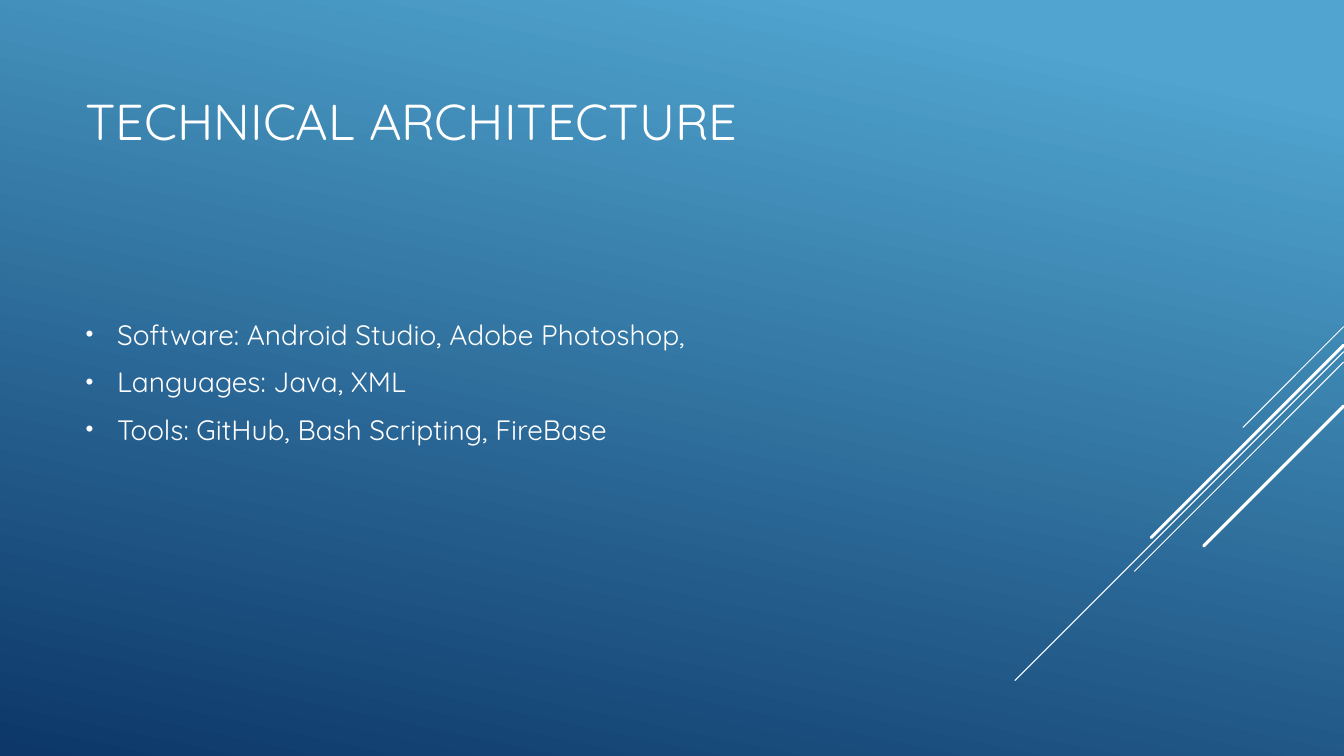
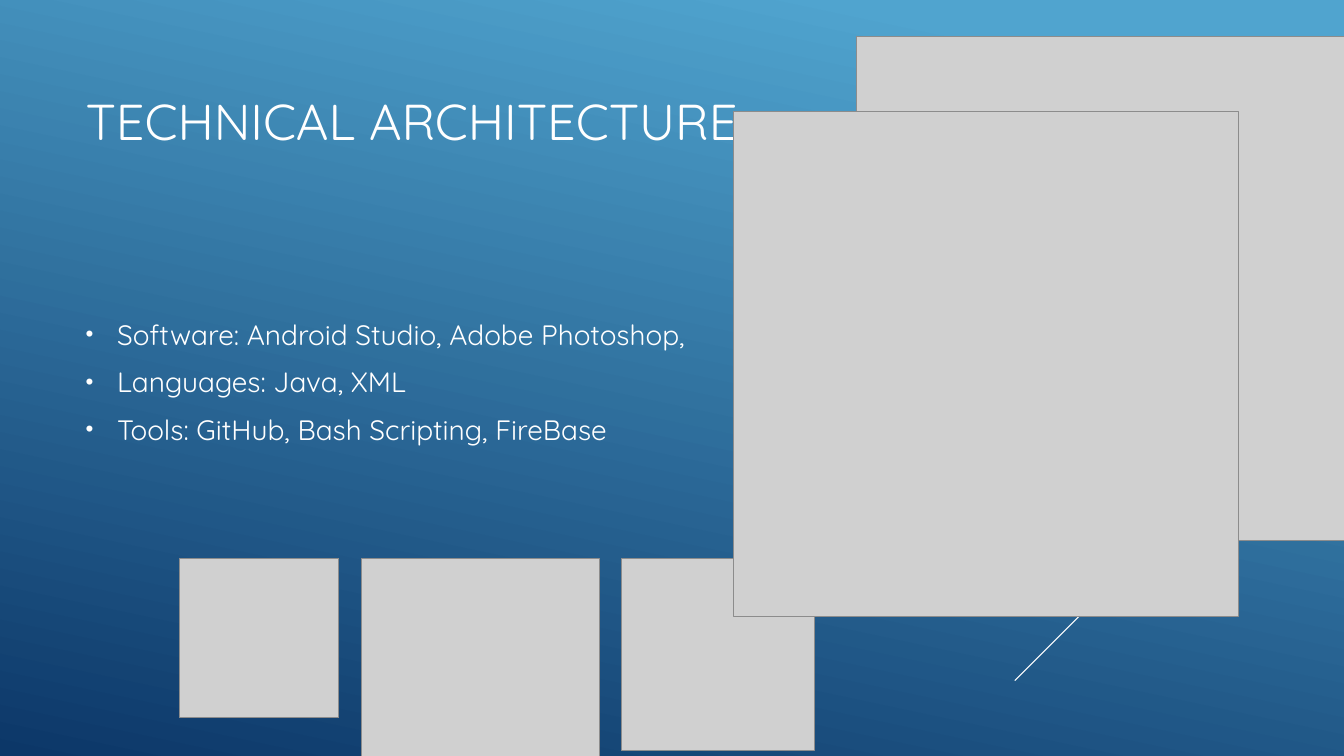
Before and after one commit to Tampa2017/team-8, a slide deck: slide 3 of JP Morgan Code for Good 2017 Presentation.pptx (slide 7 before the commit). Drawn at 1344x756 pixels with LibreOffice and Linux fonts; fonts in the diff are those of the drawing; grey boxes stand for pictures. Boxes give left, top, right and bottom in pixels: in the first picture for what was removed or moved away, otherwise in the second. Text is boxed around its words. In the diff, an @@ line names an element or a change of style, - is before the commit and + after.

Commit message:
Presentation

```diff
--- a/JP Morgan Code for Good 2017 Presentation.pptx
+++ b/JP Morgan Code for Good 2017 Presentation.pptx
@@ picture added at [857,36,1344,540] @@
@@ picture added at [734,112,1238,616] @@
@@ line removed from (1344, 327) to (1243, 427) @@
@@ line removed from (1344, 345) to (1151, 537) @@
@@ picture added at [179,559,339,718] @@
@@ picture added at [362,559,600,756] @@
@@ picture added at [622,559,815,751] @@
```
Also in this commit, not shown: 2 other slides changed, 6 slides removed, 12 other files.
